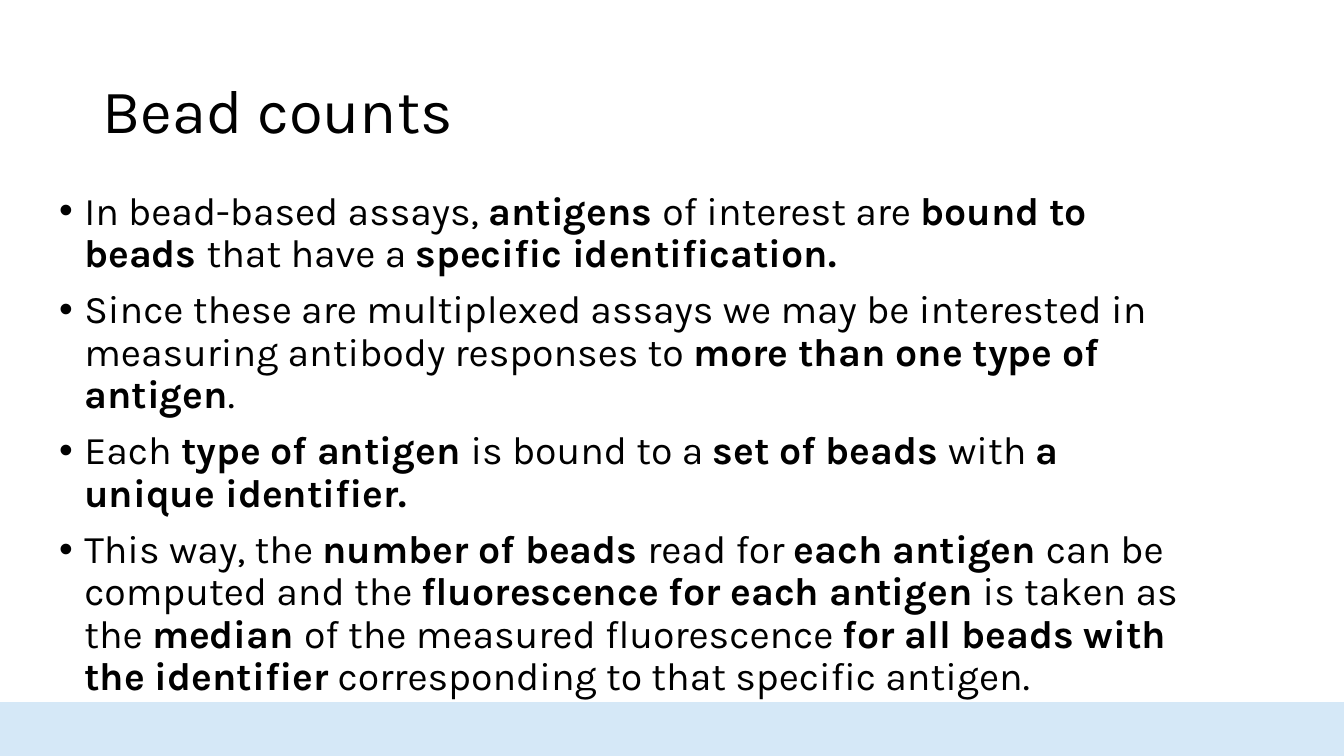
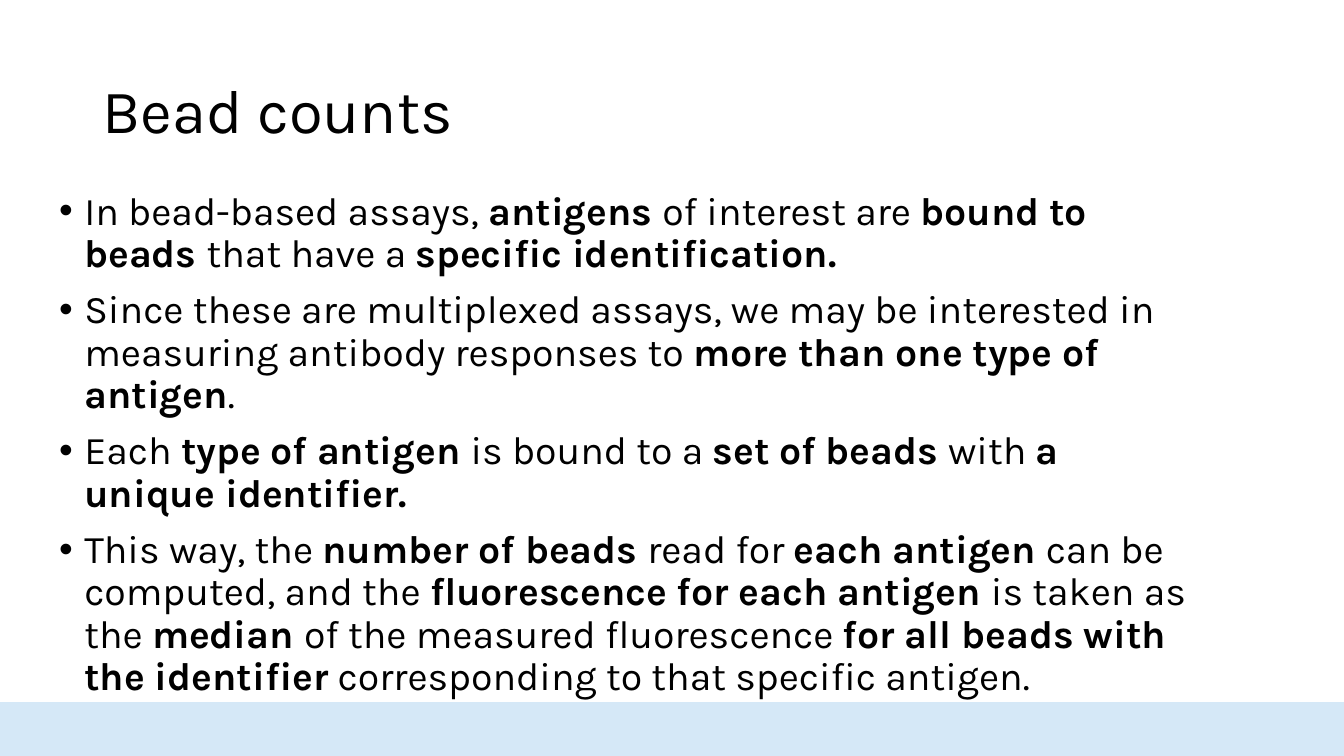
Before and after one commit to HopkinsIDD/seroanalytics_workshop, a slide deck: slide 13 of Part 3/Lecture 3.pptx. Drawn at 1344x756 pixels with LibreOffice and Linux fonts; fonts in the diff are those of the drawing; background and template pictures are left out. Boxes give left, top, right and bottom in pixels: in the first picture for what was removed or moved away, otherwise in the second. Text is boxed around its words. In the diff, an @@ line names an element or a change of style, - is before the commit and + after.

```diff
--- a/Part 3/Lecture 3.pptx
+++ b/Part 3/Lecture 3.pptx
@@ text at (84,296,1154,418): text changed @@
-• Since these are multiplexed assays we may be interested in measuring antibody responses to more than one type of antigen.
+• Since these are multiplexed assays, we may be interested in measuring antibody responses to more than one type of antigen.
@@ text at (84,535,1186,649): text changed @@
-• This way, the number of beads read for each antigen can be computed and the fluorescence for each antigen is taken as the median of the measured fluorescence for all beads with the identifier corresponding to that specific antigen.
+• This way, the number of beads read for each antigen can be computed, and the fluorescence for each antigen is taken as the median of the measured fluorescence for all beads with the identifier corresponding to that specific antigen.
```
Also in this commit, not shown: 21 other slides changed, 2 other files.
